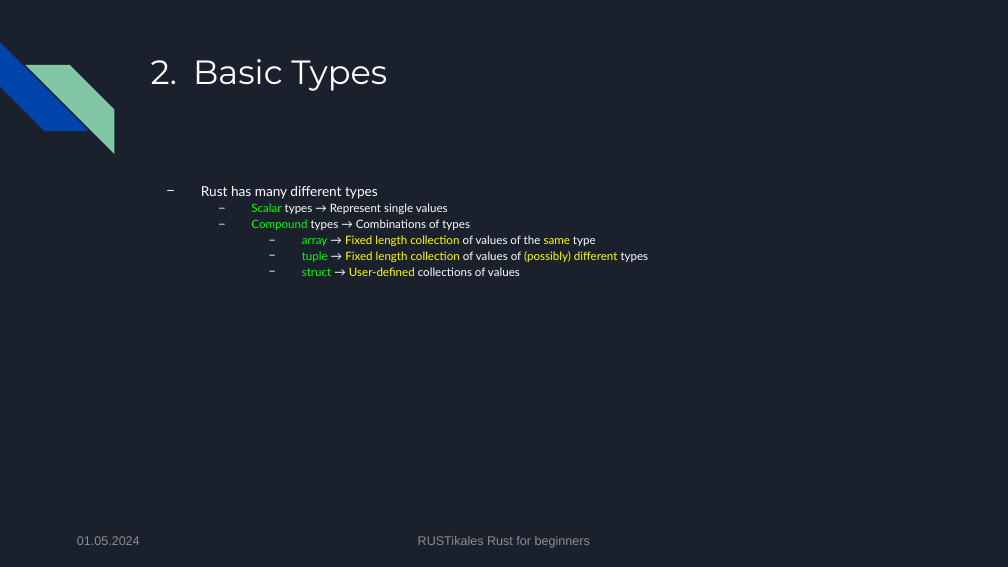
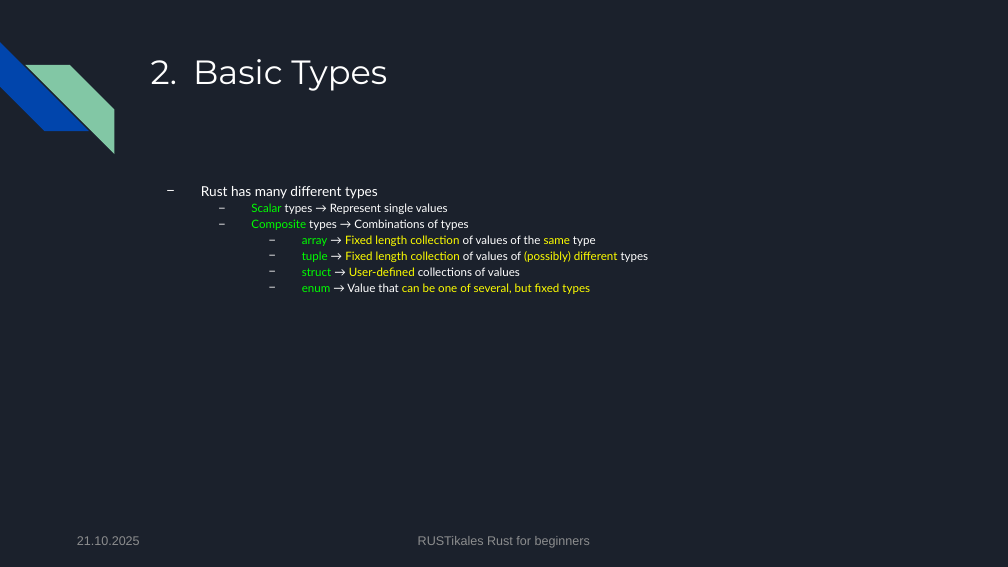
Before and after one commit to pfhaupt/progkurs, a slide deck: slide 30 of rust-beginner/02 - Variables/02 - original.pptx. Drawn at 1008x567 pixels with LibreOffice and Linux fonts; fonts in the diff are those of the drawing. Boxes give left, top, right and bottom in pixels: in the first picture for what was removed or moved away, otherwise in the second. Text is boxed around its words. In the diff, an @@ line names an element or a change of style, - is before the commit and + after.

Commit message:
[R-B-02] Update slides
- Compound type -> Composite type
- Also mention `enum`s
- Add a small star to emphasize that the `let`-rule is simplified

```diff
--- a/rust-beginner/02 - Variables/02 - original.pptx
+++ b/rust-beginner/02 - Variables/02 - original.pptx
@@ text at <box>251,219,469,230</box>: text changed @@
-  − Compound types → Combinations of types
+  − Composite types → Combinations of types
@@ text at <box>302,283,590,294</box>: paragraph added @@
+    − enum → Value that can be one of several, but fixed types
@@ text at <box>77,536,140,545</box>: text changed @@
-01.05.2024
+21.10.2025
```
Also in this commit, not shown: 91 other slides changed, 1 other file.
